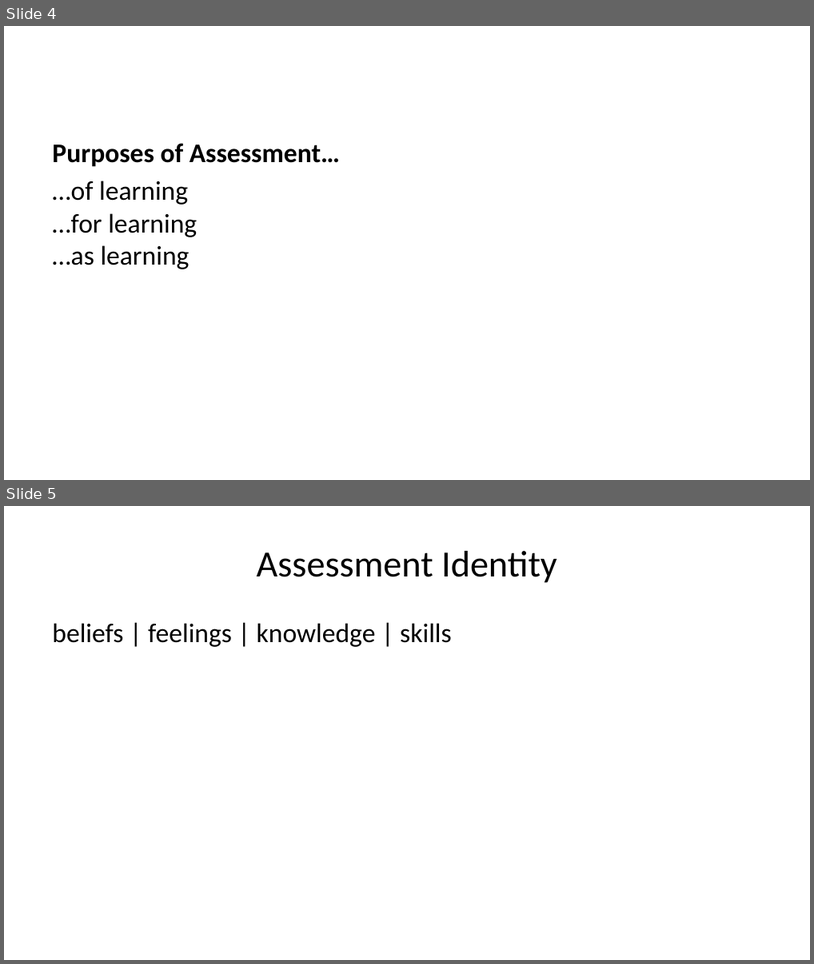
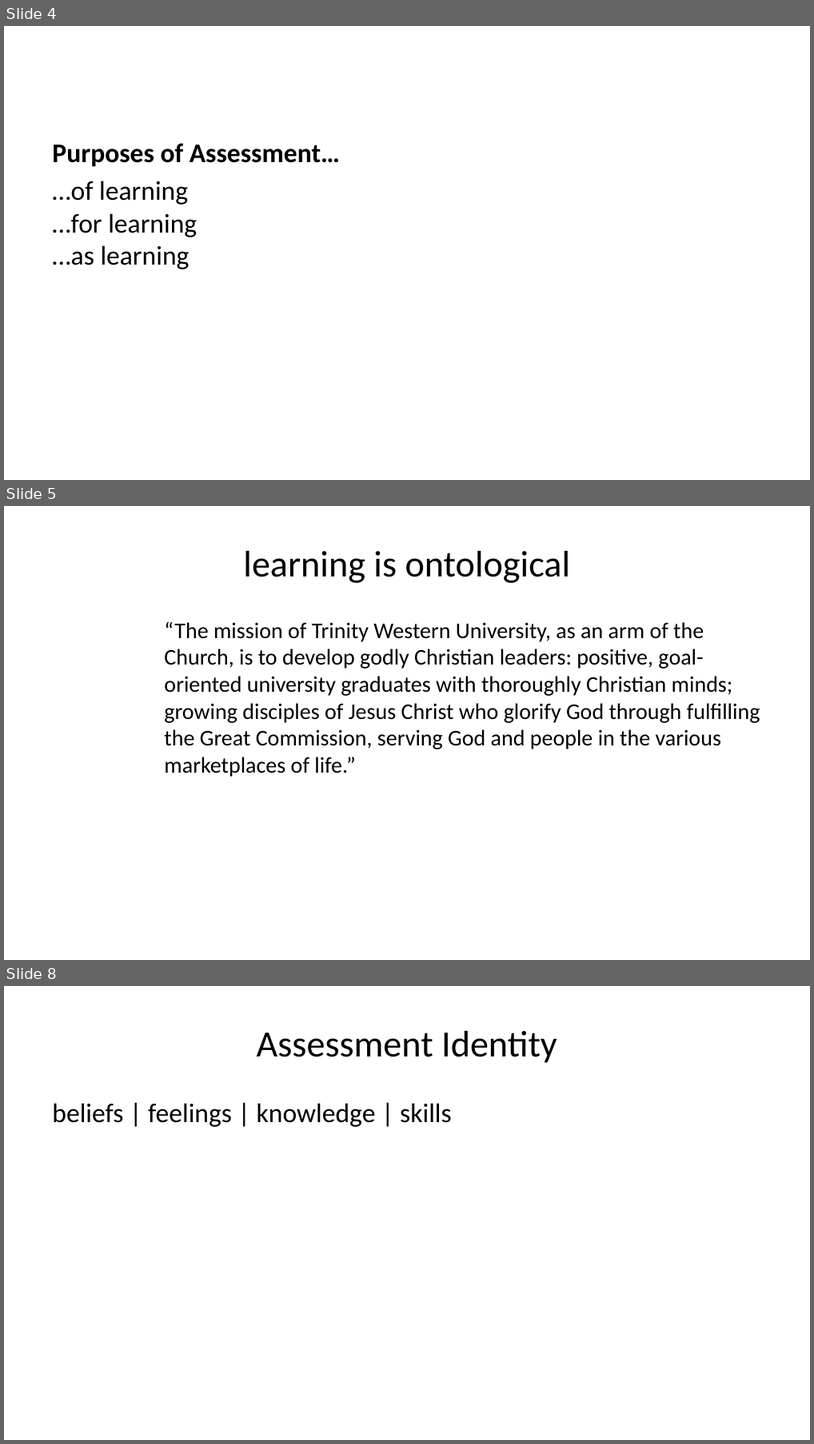
Before and after one commit to cmadland/slides, a slide deck: docs/posts/fpl-assessment/index.pptx. Shown one above the other, each under a label of ours: slides 4 and 5 before the commit, slides 4, 5 and 8 after it; the slides between them are not shown. The pictures are 814x964 and 814x1444 pixels, drawn with LibreOffice and Linux fonts; fonts in the diff are those of the drawing. Boxes give left, top, right and bottom in pixels: in the first picture for what was removed or moved away, otherwise in the second. Text is boxed around its words. In the diff, an @@ line names an element or a change of style, - is before the commit and + after.

```diff
--- a/docs/posts/fpl-assessment/index.pptx
+++ b/docs/posts/fpl-assessment/index.pptx
@@ slide 5 added at (x1=4, y1=506, x2=810, y2=960), background #FFFFFF @@
@@ title added at (x1=243, y1=551, x2=571, y2=583), 33 pt, text #000000 @@
+learning is ontological
@@ text added at (x1=164, y1=622, x2=761, y2=776), 20 pt, text #000000 @@
+“The mission of Trinity Western University, as an arm of the Church, is to develop godly Christian leaders: positive, goal-oriented university graduates with thoroughly Christian minds; growing disciples of Jesus Christ who glorify God through fulfilling the Great Commission, serving God and people in the various marketplaces of life.”
@@ what was slide 5 is now slide 8 @@
```
Also in this commit, not shown: 4 slides changed, 14 other slides added, 1 slide removed, 15 other files.
